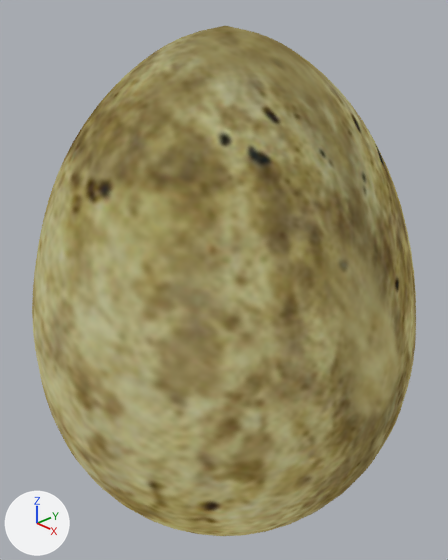
A saved change to the Blender file EGGS_/egg4.blend.
One viewpoint serves both versions: a 50 mm lens placed at (3.3, -3.12, 2.43), pointed at (-0.04, 0.03, 0.25). Every picture has the same lights, and +X, +Y and +Z are marked at lower left.
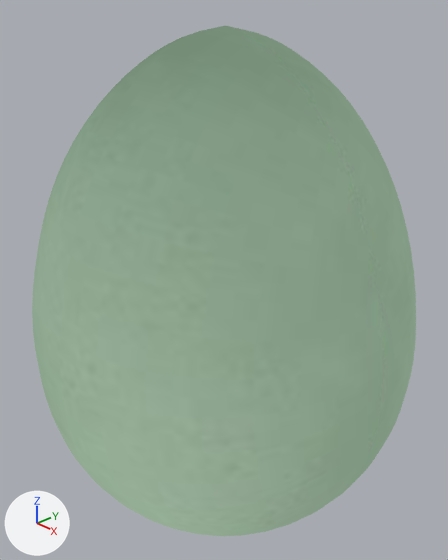
Where the change shows, as pixel boxes [x1, y1, x2, y2] in the pictures (448 x 560 px):
```json
{"object": "Sphere.001", "change": "surface changed", "before": [32, 26, 416, 536], "after": [32, 26, 416, 536], "on screen": "yellow to grey"}
```

Edits to the scene script, one JSON object a line:
```json
{"op": "add", "block": "img_egg_03_jpg", "code": ["img_egg_03_jpg = load_image('egg_03.jpg', 'textures/egg_03.jpg', 512, 512, 'sRGB')"]}
{"block": "mat_material_001_egg_sphere3_jpg", "where": "n1 = _N.new('ShaderNodeTexImage'); n1.name = 'Image Texture'"}
{"op": "set", "path": "n1.image", "old": "img_egg_08_png", "new": "img_egg_03_jpg"}
```
